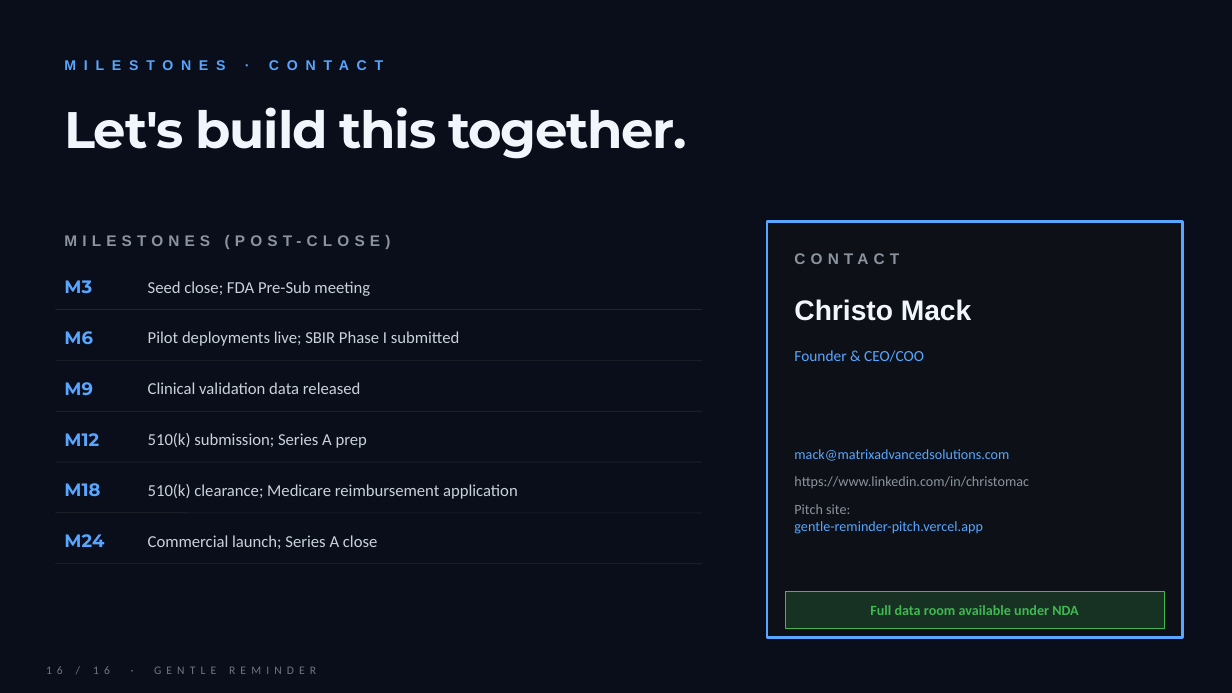
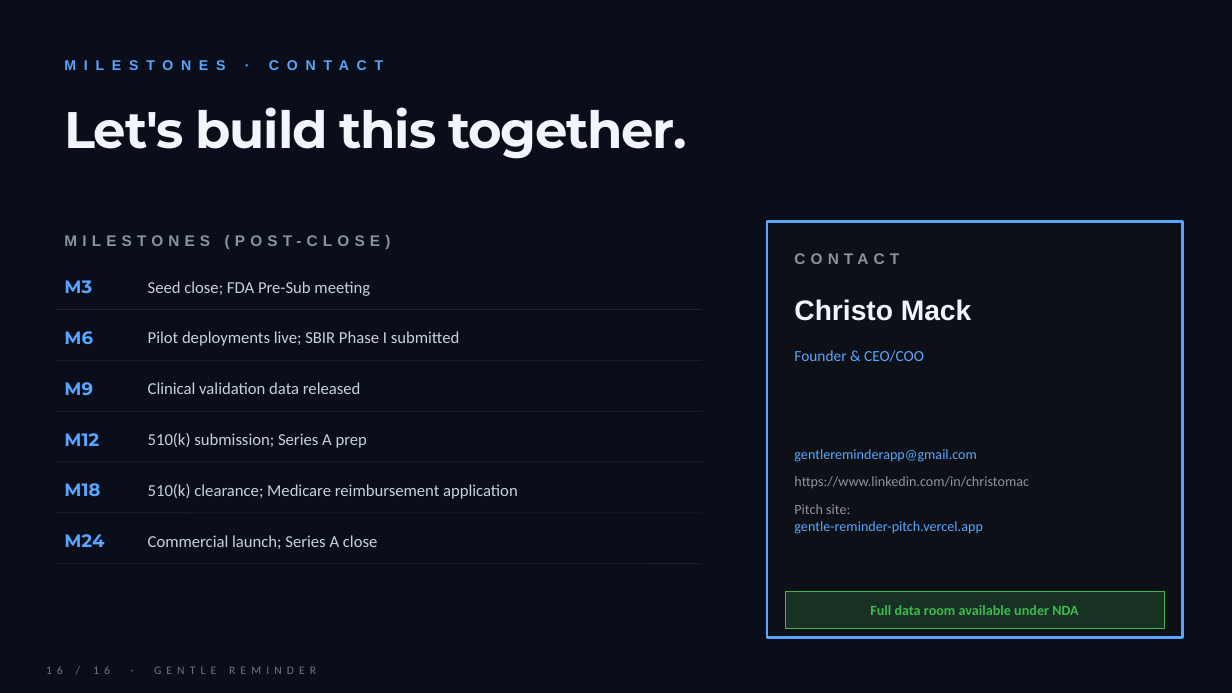
Before and after one commit to prosalesleague-ClinIQ/gentle-reminder, a slide deck: slide 16 of apps/pitch-site/public/Gentle-Reminder-Pitch-Deck.pptx. Drawn at 1232x693 pixels with LibreOffice and Linux fonts; fonts in the diff are those of the drawing. Boxes give left, top, right and bottom in pixels: in the first picture for what was removed or moved away, otherwise in the second. Text is boxed around its words. In the diff, an @@ line names an element or a change of style, - is before the commit and + after.

```diff
--- a/apps/pitch-site/public/Gentle-Reminder-Pitch-Deck.pptx
+++ b/apps/pitch-site/public/Gentle-Reminder-Pitch-Deck.pptx
@@ text at (794,449,976,462): text changed @@
-mack@matrixadvancedsolutions.com
+gentlereminderapp@gmail.com
```
Also in this commit, not shown: 1 other slide changed, 26 other files.
